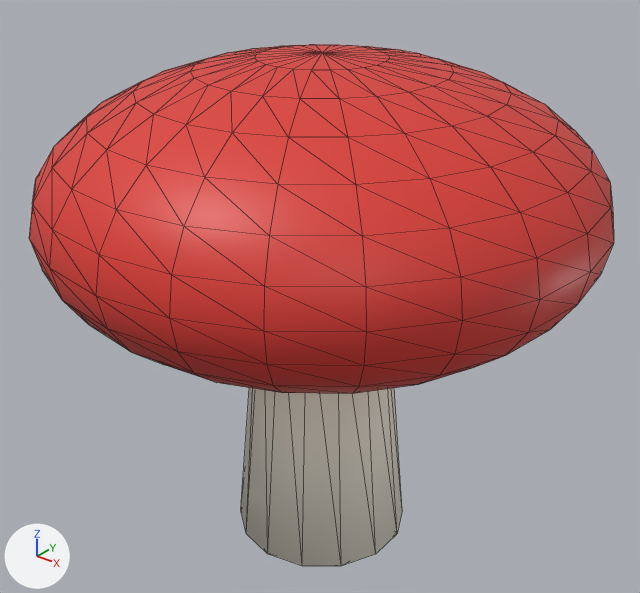
The glTF model game/assets/resources/models/mushroom.glb, before and after one commit.
One viewpoint serves both versions: a camera (50 mm lens) standing at (0.93, -1.168, 0.751) and looking at (-0.005, 0.0, 0.026). Every picture has the same lights, and +X, +Y and +Z are marked at lower left. The picture after the commit comes second. Mesh edges are drawn as thin lines. Vertices at exactly the same position are counted once.

Names of what the first picture shows: 'mushroom'.
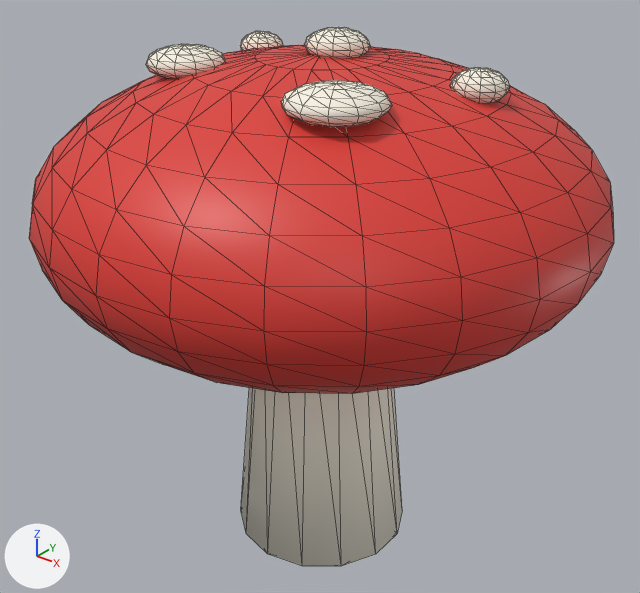
The newer file is also turned or shifted as a whole; pictures and numbers use the older file's frame.

Where the change shows, as pixel boxes [x1, y1, x2, y2] in the pictures (640 x 593 px):
'mushroom', reshaped: before [29, 44, 614, 566]; after [29, 27, 614, 566]
part 1 of me_sphere, added: after [146, 44, 225, 79]
part 2 of me_sphere, added: after [281, 80, 392, 127]
part 3 of me_sphere, added: after [305, 27, 370, 58]
part 4 of me_sphere, added: after [450, 67, 509, 104]
part 5 of me_sphere, added: after [240, 31, 283, 50]

What changed in the scene script:
```text
Change me_sphere:
    used by ob_mushroom; location = (0.0, 0.0, 0.0)
    remove me_sphere.from_pydata(...)  # 686 vertices, 1348 faces; spans x -0.5..0.5, y -0.5..0.5, z -0.474..0.474
    add me_sphere.from_pydata(...)  # 772 vertices, 1516 faces; spans x -0.5..0.5, y -0.5..0.5, z -0.474..0.512
    me_sphere part 1: a new loose piece, a UV sphere (12 segments, 8 rings, poles along z) spanning x -0.25..-0.116, y -0.201..-0.067, z 0.43..0.485, in mat_mushroom_cream (white #faf5e5)
    me_sphere part 2: a new loose piece, a UV sphere (12 segments, 8 rings, poles along z) spanning x 0.091..0.25, y -0.262..-0.104, z 0.423..0.478, in mat_mushroom_cream (white #faf5e5)
    me_sphere part 3: a new loose piece, a UV sphere (12 segments, 8 rings, poles along z) spanning x -0.043..0.067, y -0.03..0.079, z 0.457..0.512, in mat_mushroom_cream (white #faf5e5)
    me_sphere part 4: a new loose piece, a UV sphere (12 segments, 8 rings, poles along z) spanning x 0.216..0.308, y 0.015..0.107, z 0.417..0.472, in mat_mushroom_cream (white #faf5e5)
    me_sphere part 5: a new loose piece, a UV sphere (12 segments, 8 rings, poles along z) spanning x -0.299..-0.213, y 0.091..0.177, z 0.41..0.465, in mat_mushroom_cream (white #faf5e5)
    other edits to the shape of me_sphere do not show in these pictures
```
